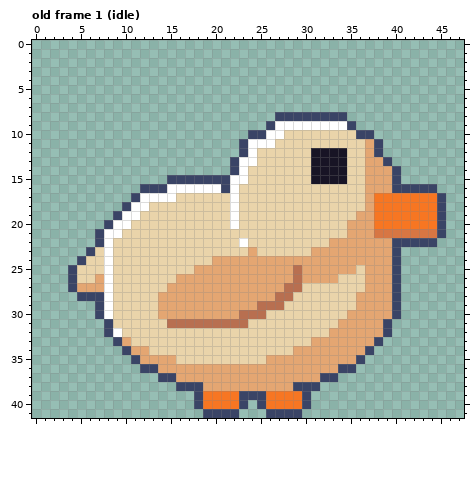
A pixel-art file gets an edit: art/bird/bird.aseprite. This is how it looked before the edit.
48x42 pixels, 18 frames. Shown: old frame 1 (idle). The commit also changed other frames, which this record leaves out.
The same view after the edit:
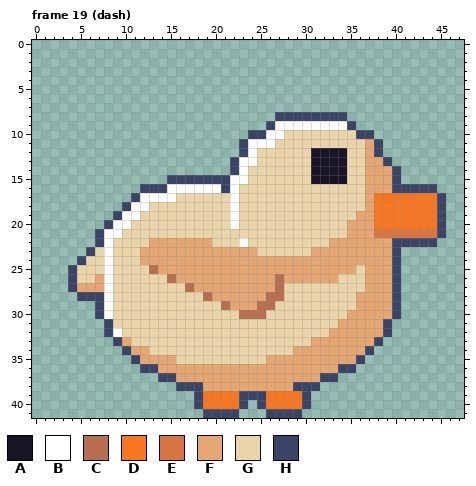
Palette (. is transparent): A #181425  B #ffffff  C #b86f50  D #f77622  E #d77643  F #e4a672  G #ead4aa  H #3a4466
A new or re-ordered frame is compared with the old frame closest to it.
The author wrote: Lift Chibi’s wing up and back during the dash animation
Diff:
frames 18 -> 21
--- frame 19 (dash) is new; against old frame 1 (idle)
@@ x 10..31 @@
 21 GGGGGGGGGGGGGGGGGGGGGG
-22 GGGGGGGGGGGGGBGGGGGGGG
-23 GGGGGGGGGGGGGGFGGGGGGF
-24 GGGGGGGGGGFFFFFFFFFFFF
-25 GGGGGGGGFFFFFFFFFFFCFF
-26 GGGGGGFFFFFFFFFFFFFCFF
-27 GGGGGFFFFFFFFFFFFFCCGG
-28 GGGGFFFFFFFFFFFFFCCGGG
-29 GGGGFFFFFFFFFFFCCCGGGG
-30 GGGGFFFFFFFFFCCCGGGGGG
-31 GGGGGCCCCCCCCCGGGGGGGG
+22 GGGFFFFFFFGGGBGGGGGGGG
+23 GGFFFFFFFFFFFFFGGGGGGF
+24 GGFFFFFFFFFFFFFFFFFFFF
+25 GGGCFFFFFFFFFFFFFFFFFF
+26 GGGGGCFFFFFFFFFFFCFFFF
+27 GGGGGGGCFFFFFFFFFCGGGG
+28 GGGGGGGGGCFFFFFFCCGGGG
+29 GGGGGGGGGGGCFFFCCGGGGG
+30 GGGGGGGGGGGGGCCCGGGGGG
+31 GGGGGGGGGGGGGGGGGGGGGG
 32 GGGGGGGGGGGGGGGGGGGGGG
